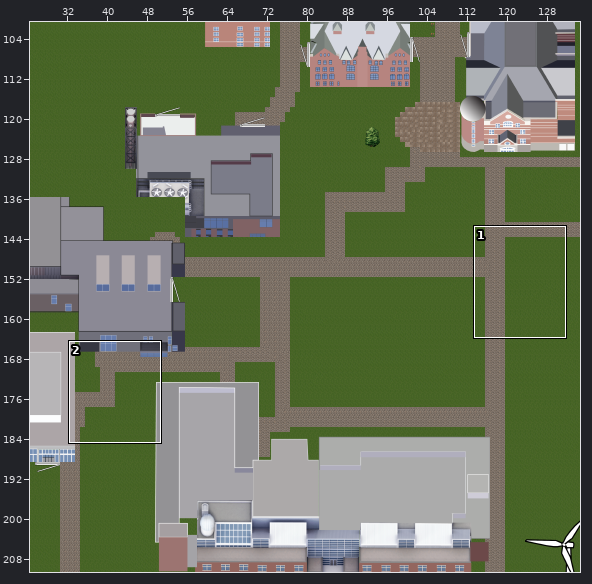
Two versions of a level (Tiled map, android/assets/map/full_map.tmx). The first picture is a wide view before the edit; the outline marks the close-up.
Close-up. Old version:
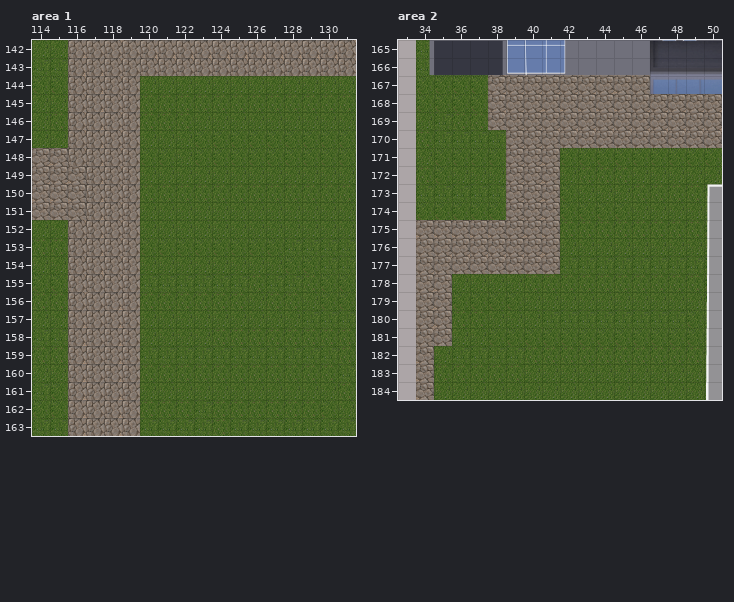
Cells are 32x32 px. Shown: area 1 x 114..131, y 142..163; area 2 x 33..50, y 165..184. The commit also changed other parts of the map, which this record leaves out.
The same view after the edit:
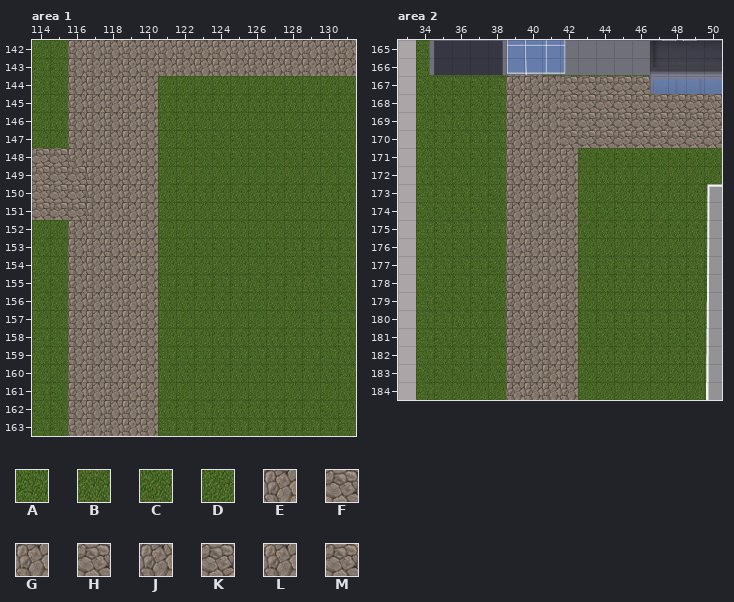
Key: from "tileset": A 78, B 79, C 94, D 95, E 183, F 183 turned 90, G 184, H 184 turned 90, J 199, K 199 turned 90, L 200, M 200 turned 90.
_ is an empty cell.
Change:
{"where": "layer \"Background\", area 1"}
{"y":144,"x":119,"old":"LD","new":"EG"}
{"y":145,"x":119,"old":"LB","new":"EG"}
{"y":146,"x":119,"old":"LB","new":"EG"}
{"y":147,"x":119,"old":"LD","new":"EG"}
{"y":148,"x":119,"old":"LC","new":"EG"}
{"y":149,"x":119,"old":"LD","new":"EG"}
{"y":150,"x":119,"old":"LB","new":"EG"}
{"y":151,"x":119,"old":"LD","new":"EG"}
{"y":152,"x":119,"old":"LD","new":"EG"}
{"y":153,"x":119,"old":"LC","new":"EG"}
{"y":154,"x":119,"old":"LD","new":"EG"}
{"y":155,"x":119,"old":"LA","new":"EG"}
{"y":156,"x":120,"old":"B","new":"G"}
{"y":157,"x":119,"old":"GD","new":"EG"}
{"y":158,"x":119,"old":"GD","new":"EG"}
{"y":159,"x":119,"old":"GA","new":"EG"}
{"y":160,"x":119,"old":"GB","new":"EG"}
{"y":161,"x":119,"old":"GD","new":"EG"}
{"y":162,"x":119,"old":"GB","new":"EG"}
{"y":163,"x":119,"old":"GA","new":"EG"}
{"where": "layer \"Background\", area 2"}
{"y":166,"x":38,"old":"KFFFFFFFF","new":"AEGBCCCCC"}
{"y":167,"x":38,"old":"KKKK","new":"AEGG"}
{"y":168,"x":38,"old":"KKKF","new":"AEGG"}
{"y":169,"x":38,"old":"MKKK","new":"AEGG"}
{"y":170,"x":39,"old":"KKM","new":"EGG"}
{"y":171,"x":38,"old":"CKKFC","new":"AEGEG"}
{"y":172,"x":38,"old":"DKKFD","new":"AJEGG"}
{"y":173,"x":38,"old":"AKKFC","new":"CEGGG"}
{"y":174,"x":39,"old":"KKFC","new":"EGGG"}
{"y":175,"x":34,"old":"FFFFFKFFB","new":"AAAAAEGGG"}
{"y":176,"x":34,"old":"HKKKKKKFD","new":"CCCCCEGGG"}
{"y":177,"x":34,"old":"KMMMMMMHA","new":"AAAACEGGG"}
{"y":178,"x":34,"old":"KFDD","new":"CAAA"}
{"y":178,"x":39,"old":"DBBB","new":"EGLG"}
{"y":179,"x":34,"old":"KF","new":"AC"}
{"y":179,"x":39,"old":"CDDD","new":"EGGG"}
{"y":180,"x":34,"old":"KF","new":"AA"}
{"y":180,"x":39,"old":"DDAA","new":"JLLG"}
{"y":181,"x":34,"old":"MH","new":"AC"}
{"y":181,"x":39,"old":"CCCC","new":"EGEG"}
{"y":182,"x":34,"old":"FD","new":"AA"}
{"y":182,"x":39,"old":"ABBB","new":"EGEG"}
{"y":183,"x":34,"old":"FBB","new":"CCC"}
{"y":183,"x":39,"old":"BDDD","new":"EGEG"}
{"y":184,"x":34,"old":"F","new":"A"}
{"y":184,"x":39,"old":"DDDD","new":"EGJL"}
{"label":"changed","picture_box":[122,76,158,436]}
{"label":"changed","picture_box":[416,75,650,400]}
